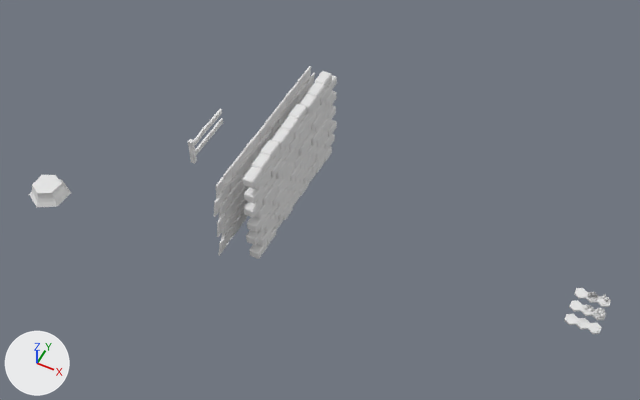
The FBX model Assets/1-Meshes/Tiles/tiles.fbx: old version first, new version second.
The view is the same before and after, from a camera (50 mm lens) standing at (-0.9, -48.6, 62.1) and looking at (-24.1, -2.3, 4.1). The axes (+X, +Y, +Z) are drawn at lower left. The lights are the same throughout. Where no turn or scale is listed for an object, it has been applied to the vertices.
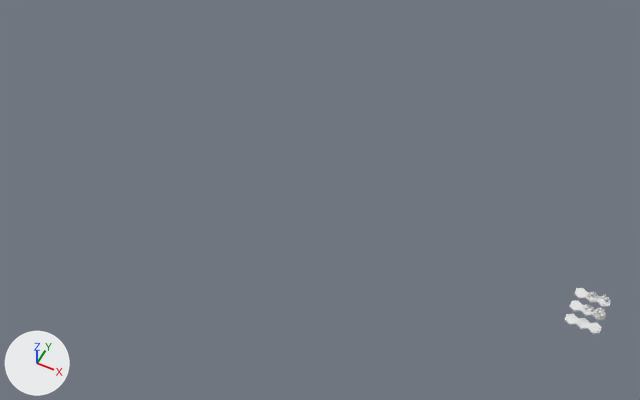
Location of each change, (x1, y1, x2, y2) in pixels of the pictures (640 x 400 px):
'Cube.001', deleted
    before: (243, 71, 337, 259)
'Cube.005', deleted
    before: (214, 66, 315, 256)
'Tree_Stump_1', deleted
    before: (29, 175, 71, 207)
'Cube.020', deleted
    before: (188, 109, 223, 164)
'Wheat_Grown.002', deleted
    before: (588, 292, 598, 298)

Patch to the scene script:
```diff
--- a/Assets/1-Meshes/Tiles/tiles.fbx.py
+++ b/Assets/1-Meshes/Tiles/tiles.fbx.py
@@ ob_cube_020 @@
-ob_cube_020 = bpy.data.objects.new('Cube.020', me_cube_065)
-ob_cube_020.location = (-39.0, 0.0, 0.0)
@@ ob_cube_001 @@
-ob_cube_001 = bpy.data.objects.new('Cube.001', me_cube_049)
-ob_cube_001.location = (-28.0, -0.01, 5.0)
@@ ob_wheat_grown_002 @@
-ob_wheat_grown_002 = bpy.data.objects.new('Wheat_Grown.002', me_cube_003)
-ob_wheat_grown_002.location = (0.1, 1.39, -0.02)
@@ ob_tree_stump_1 @@
-ob_tree_stump_1 = bpy.data.objects.new('Tree_Stump_1', me_cylinder_006)
-ob_tree_stump_1.location = (-48.92, -9.7, 0.0)
@@ ob_cube_005 @@
-ob_cube_005 = bpy.data.objects.new('Cube.005', me_cube_053)
-ob_cube_005.location = (-30.3, -0.01, 5.03)
```
